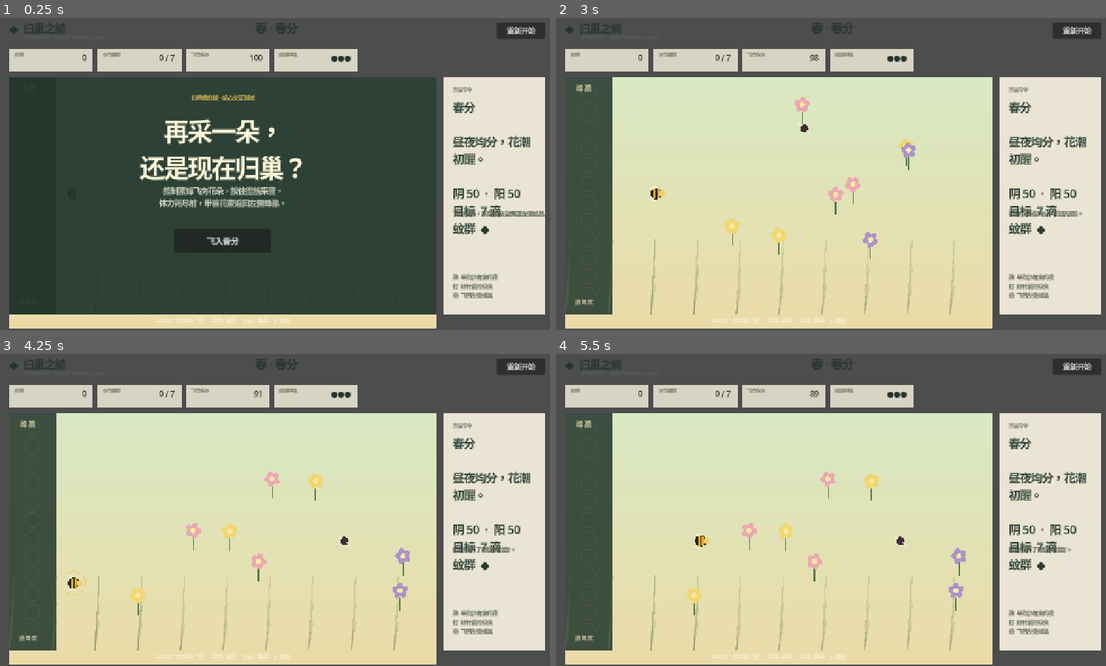
Above: before the commit, frames 1-4 (two rows, left to right).
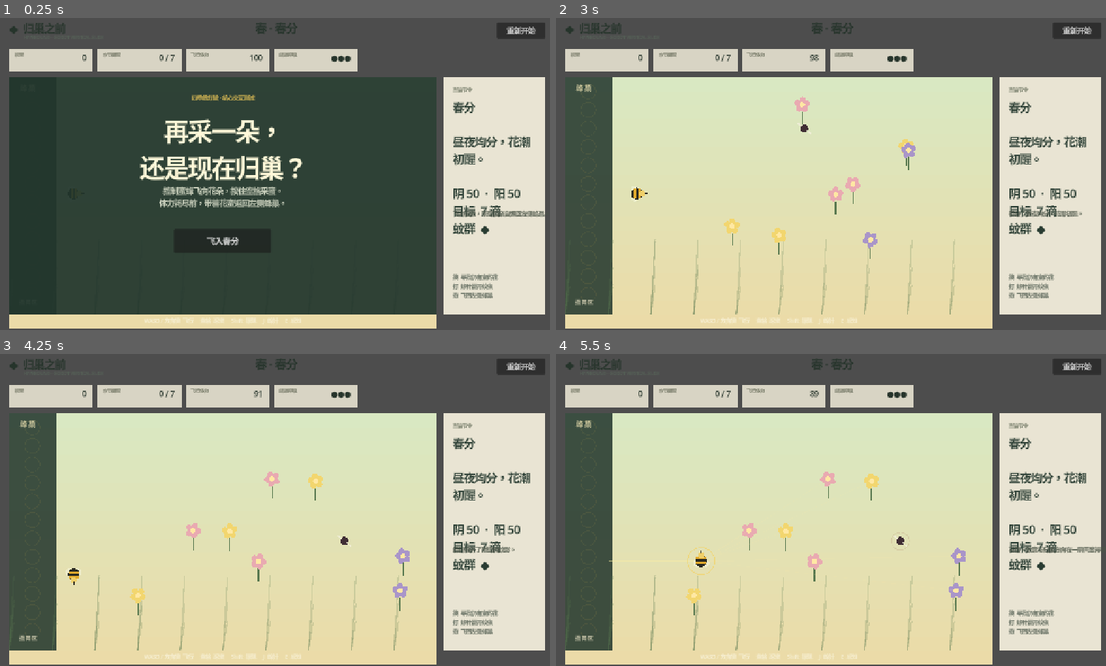
Above: after the commit, the same moments.

Repository: alanthssss/nameless-becoming
Game: Godot game, scene res://main.tscn
The game is run twice, just before and just after one commit, with the same random seed, the same clock (stepped at 60 frames per second) and the same inputs.
Inputs (mouse positions are in pixels of both pictures, inside the frame that each line leads up to):
- Up to frame 1 (0.25 s): no input
- Up to frame 2 (3 s): click "飞入春分" at 0.5 s; click "重新开始" at 1.25 s; click "重新开始" at 2 s; tap Enter at 2.75 s; move the mouse to (957, 155) at 2.77 s; hold Right (ui_right) from 2.78 s (still down); hold Shift (dash) from 2.78 s (still down); click (957, 155) at 2.92 s
- Up to frame 3 (4.25 s): tap Space (harvest) at 3.05, 3.6 s; move the mouse to (165, 522) at 3.52 s; release Right (ui_right) at 3.53 s; release Shift (dash) at 3.53 s; hold Down (ui_down) from 3.53 s (still down); click (165, 522) at 3.67 s; tap J (sting) at 3.8 s
- Up to frame 4 (5.5 s): move the mouse to (891, 438) at 4.27 s; release Down (ui_down) at 4.28 s; hold Right (ui_right) 4.28-5.03 s; tap J (sting) at 4.35 s; click (891, 438) at 4.42 s; tap E (sense, bound only after the commit) at 4.55, 5.1 s; move the mouse to (803, 572) at 5.02 s; hold Up (ui_up) from 5.03 s (still down); click (803, 572) at 5.17 s; tap Shift (dash) at 5.3 s

The runs differ from the first frame. In frame 1, 0.1% of the frame differs, in the area x 26-55%, y 95-99%; in frame 2, 0.3%; in frame 3, 0.3%; in frame 4, 0.5%, in the area x 9-100%, y 57-99%.

Commit message:
Refine bee flight controls and sensing

Diff:
--- a/godot/project.godot
+++ b/godot/project.godot
@@ -1,5 +1,10 @@
 ; Engine configuration file.
-; Godot 4.6 project for Hivebound Seasons.
+; It's best edited using the editor UI and not directly,
+; since the parameters that go here are not all obvious.
+;
+; Format:
+;   [section] ; section goes between []
+;   param=value ; assign values to parameters
 
 config_version=5
 
@@ -17,27 +22,34 @@
 window/size/window_height_override=720
 window/stretch/mode="canvas_items"
 
-[rendering]
+[gui]
 
-renderer/rendering_method="gl_compatibility"
-renderer/rendering_method.mobile="gl_compatibility"
-textures/default_filters/use_nearest_mipmap_filter=false
+theme/default_font_multichannel_signed_distance_field=true
 
 [input]
 
 harvest={
 "deadzone": 0.5,
-"events": [Object(InputEventKey,"physical_keycode":32,"unicode":32)]
+"events": [Object(InputEventKey,"resource_local_to_scene":false,"resource_name":"","device":0,"window_id":0,"alt_pressed":false,"shift_pressed":false,"ctrl_pressed":false,"meta_pressed":false,"pressed":false,"keycode":0,"physical_keycode":32,"key_label":0,"unicode":32,"location":0,"echo":false,"script":null)
+]
 }
 dash={
 "deadzone": 0.5,
-"events": [Object(InputEventKey,"physical_keycode":4194325)]
+"events": [Object(InputEventKey,"resource_local_to_scene":false,"resource_name":"","device":0,"window_id":0,"alt_pressed":false,"shift_pressed":false,"ctrl_pressed":false,"meta_pressed":false,"pressed":false,"keycode":0,"physical_keycode":4194325,"key_label":0,"unicode":0,"location":0,"echo":false,"script":null)
+]
 }
 sting={
 "deadzone": 0.5,
-"events": [Object(InputEventKey,"physical_keycode":74,"unicode":106)]
+"events": [Object(InputEventKey,"resource_local_to_scene":false,"resource_name":"","device":0,"window_id":0,"alt_pressed":false,"shift_pressed":false,"ctrl_pressed":false,"meta_pressed":false,"pressed":false,"keycode":0,"physical_keycode":74,"key_label":0,"unicode":106,"location":0,"echo":false,"script":null)
+]
+}
+sense={
+"deadzone": 0.5,
+"events": [Object(InputEventKey,"resource_local_to_scene":false,"resource_name":"","device":0,"window_id":0,"alt_pressed":false,"shift_pressed":false,"ctrl_pressed":false,"meta_pressed":false,"pressed":false,"keycode":0,"physical_keycode":69,"key_label":0,"unicode":101,"location":0,"echo":false,"script":null)
+]
 }
 
-[gui]
+[rendering]
 
-theme/default_font_multichannel_signed_distance_field=true
+renderer/rendering_method="gl_compatibility"
+renderer/rendering_method.mobile="gl_compatibility"
--- a/godot/scripts/main.gd
+++ b/godot/scripts/main.gd
@@ -8,15 +8,12 @@
 var stages: Array = []
 var stage_index := 0
 var phase := "intro"
-var player := Vector2(180, 410)
-var target := Vector2.ZERO
-var has_target := false
+var bee: BeePlayer
 var flowers: Array = []
 var mosquitoes: Array = []
 var pollen: Array = []
 var carried := 0
 var delivered := 0
-var energy := 100.0
 var hive_lives := 3
 var harvest_clock := 0.0
 var sting_cooldown := 0.0
@@ -43,6 +40,10 @@
 func _ready() -> void:
 	rng.randomize()
 	load_stage_data()
+	bee = BeePlayer.new()
+	bee.position = Vector2(180, 410)
+	bee.sense_started.connect(on_sense_started)
+	add_child(bee)
 	build_interface()
 	show_intro()
 	queue_redraw()
@@ -102,7 +103,7 @@
 	message_label.autowrap_mode = TextServer.AUTOWRAP_WORD_SMART
 	make_label(side, "搜  寻找仍有蜜的花\n打  蜂针震开蚊虫\n撤  飞回左侧蜂巢", Vector2(20, 445), Vector2(190, 80), 12, Color("556054"))
 
-	var tips := make_label(ui, "WASD / 方向键  飞行     空格  采蜜     Shift  振翅     J  蜂针", Vector2(34, 690), Vector2(970, 24), 12, Color("f7f0d5"))
+	var tips := make_label(ui, "WASD / 方向键  飞行     空格  采蜜     Shift  振翅     J  蜂针     E  感知", Vector2(34, 690), Vector2(970, 24), 12, Color("f7f0d5"))
 	tips.horizontal_alignment = HORIZONTAL_ALIGNMENT_CENTER
 
 	overlay = ColorRect.new()
@@ -136,6 +137,7 @@
 
 func show_intro() -> void:
 	phase = "intro"
+	bee.active = false
 	overlay.visible = true
 	overlay_title.text = "再采一朵，\n还是现在归巢？"
 	overlay_body.text = "控制蜜蜂飞向花朵，按住空格采蜜。\n体力耗尽前，带着花蜜返回左侧蜂巢。"
@@ -152,11 +154,8 @@
 	stage_index = index
 	phase = "playing"
 	overlay.visible = false
-	player = Vector2(180, 410)
-	has_target = false
 	carried = 0
 	delivered = 0
-	energy = 100.0
 	harvest_clock = 0.0
 	sting_cooldown = 0.0
 	hit_cooldown = 0.0
@@ -164,6 +163,8 @@
 	mosquitoes.clear()
 	pollen.clear()
 	var data: Dictionary = stages[index]
+	bee.configure(float(data.energy_drain))
+	bee.reset_for_expedition(Vector2(180, 410))
 	for i in int(data.flowers):
 		flowers.append({
 			"id": i,
@@ -206,24 +207,11 @@
 	var data: Dictionary = stages[stage_index]
 	sting_cooldown = maxf(0.0, sting_cooldown - delta)
 	hit_cooldown = maxf(0.0, hit_cooldown - delta)
-	var direction := Input.get_vector("ui_left", "ui_right", "ui_up", "ui_down")
-	if direction.length_squared() < 0.01 and has_target:
-		var to_target := target - player
-		if to_target.length() > 8:
-			direction = to_target.normalized()
-		else:
-			has_target = false
-	var dashing := Input.is_action_pressed("dash") and energy > 8.0
-	var speed := 360.0 if dashing else 215.0
-	player += direction * speed * delta
-	player.x = clampf(player.x, WORLD.position.x + 18, WORLD.end.x - 18)
-	player.y = clampf(player.y, WORLD.position.y + 18, WORLD.end.y - 18)
-	energy = maxf(0.0, energy - float(data.energy_drain) * delta - (9.5 * delta if dashing else 0.0))
 
 	var nearby := nearest_flower(46.0)
-	if Input.is_action_pressed("harvest") and nearby >= 0 and energy > 0:
+	if Input.is_action_pressed("harvest") and nearby >= 0 and bee.energy > 0:
 		harvest_clock += delta
-		energy = maxf(0.0, energy - 3.2 * delta)
+		bee.energy = maxf(0.0, bee.energy - 3.2 * delta)
 		if harvest_clock >= 0.42:
 			harvest_clock = 0.0
 			var flower: Dictionary = flowers[nearby]
@@ -235,28 +223,27 @@
 	else:
 		harvest_clock = 0.0
 
-	if Input.is_action_just_pressed("sting") and sting_cooldown <= 0.0 and energy >= 8.0:
+	if Input.is_action_just_pressed("sting") and sting_cooldown <= 0.0 and bee.spend_energy(8.0):
 		sting_cooldown = 1.15
-		energy -= 8.0
 		for i in mosquitoes.size():
 			var mosquito: Dictionary = mosquitoes[i]
-			if player.distance_to(mosquito.position) < 88:
+			if bee.position.distance_to(mosquito.position) < 88:
 				mosquito.stunned = 2.1
-				mosquito.velocity = (mosquito.position - player).normalized() * 8.0
+				mosquito.velocity = (mosquito.position - bee.position).normalized() * 8.0
 				mosquitoes[i] = mosquito
 		message = "蜂针震开了附近的蚊影。"
 
 	update_mosquitoes(delta)
-	if player.x < HIVE_X and carried > 0:
+	if bee.position.x < HIVE_X and carried > 0:
 		var amount := carried
 		delivered += amount
 		carried = 0
-		energy = 100.0
+		bee.energy = 100.0
 		message = "安全归巢，存入 %d 滴蜜。" % amount
 		flash = 0.32
 		if delivered >= int(data.goal):
 			show_between()
-	if energy <= 0.0:
+	if bee.energy <= 0.0:
 		fail_expedition()
 
 func update_mosquitoes(delta: float) -> void:
@@ -264,16 +251,16 @@
 		var mosquito: Dictionary = mosquitoes[i]
 		mosquito.stunned = maxf(0.0, float(mosquito.stunned) - delta)
 		if mosquito.stunned <= 0.0:
-			var distance_to_player := Vector2(mosquito.position).distance_to(player)
+			var distance_to_player := Vector2(mosquito.position).distance_to(bee.position)
 			if distance_to_player < 330:
-				var chase := (player - Vector2(mosquito.position)).normalized()
+				var chase := (bee.position - Vector2(mosquito.position)).normalized()
 				mosquito.velocity = Vector2(mosquito.velocity).lerp(chase * 2.1, delta * 2.8)
 			mosquito.position += Vector2(mosquito.velocity) * 82.0 * delta
 			mosquito.position.x = clampf(mosquito.position.x, WORLD.position.x + 12, WORLD.end.x - 12)
 			mosquito.position.y = clampf(mosquito.position.y, WORLD.position.y + 12, WORLD.end.y - 12)
 			if distance_to_player < 26 and hit_cooldown <= 0.0:
 				hit_cooldown = 1.05
-				energy = maxf(0.0, energy - 15.0)
+				bee.energy = maxf(0.0, bee.energy - 15.0)
 				carried = maxi(0, carried - 2)
 				shake = 7.0
 				flash = 0.48
@@ -283,9 +270,7 @@
 func fail_expedition() -> void:
 	hive_lives -= 1
 	carried = 0
-	energy = 100.0
-	player = Vector2(180, 410)
-	has_target = false
+	bee.reset_for_expedition(Vector2(180, 410))
 	shake = 10.0
 	message = "你没能带回花蜜。蜂巢的呼吸弱了一分。"
 	if hive_lives <= 0:
@@ -293,6 +278,7 @@
 
 func show_between() -> void:
 	phase = "between"
+	bee.active = false
 	overlay.visible = true
 	var data: Dictionary = stages[stage_index]
 	overlay_title.text = "%s完成" % data.name
@@ -301,6 +287,7 @@
 
 func show_win() -> void:
 	phase = "won"
+	bee.active = false
 	overlay.visible = true
 	overlay_title.text = "冬至一阳生"
 	overlay_body.text = "蜂群熬过了四个压缩节令。\n未来，它们之间将展开为完整的二十四个小关卡。"
@@ -308,6 +295,7 @@
 
 func show_loss() -> void:
 	phase = "lost"
+	bee.active = false
 	overlay.visible = true
 	overlay_title.text = "这一次没能\n等到春天"
 	overlay_body.text = "远花仍在那里，但带回家的蜜才真正属于蜂群。"
@@ -320,7 +308,7 @@
 		var flower: Dictionary = flowers[i]
 		if int(flower.nectar) <= 0:
 			continue
-		var current := player.distance_to(flower.position)
+		var current := bee.position.distance_to(flower.position)
 		if current < best_distance:
 			best = i
 			best_distance = current
@@ -348,7 +336,7 @@
 	term_label.text = "%s · %s" % [data.season, data.name]
 	carried_label.text = str(carried)
 	delivered_label.text = "%d / %d" % [delivered, int(data.goal)]
-	energy_label.text = str(roundi(energy))
+	energy_label.text = str(roundi(bee.energy))
 	hive_label.text = "●".repeat(maxi(0, hive_lives)) + "○".repeat(maxi(0, 3 - hive_lives))
 	message_label.text = message
 	detail_label.text = "%s\n\n%s\n\n阴 %d  ·  阳 %d\n目标  %d 滴\n蚊群  %s" % [data.name, data.line, int(data.yin), int(data.yang), int(data.goal), "◆".repeat(int(data.enemies))]
@@ -358,8 +346,10 @@
 		return
 	if event is InputEventMouseButton and event.button_index == MOUSE_BUTTON_LEFT and event.pressed:
 		if WORLD.has_point(event.position):
-			target = event.position
-			has_target = true
+			bee.set_move_target(event.position)
+
+func on_sense_started() -> void:
+	message = "花香、敌意与归巢方向在一瞬间变得清晰。"
 
 func stage_color(index: int) -> Color:
 	if stages.is_empty():
@@ -398,7 +388,13 @@
 		draw_mosquito(mosquito)
 	for mote in pollen:
 		draw_circle(mote.position, 2.5, Color(stage_color(3), clampf(float(mote.life) * 2.0, 0, 1)))
-	draw_bee(player)
+	if bee.sense_time > 0.0 and phase == "playing":
+		for flower in flowers:
+			if int(flower.nectar) > 0:
+				draw_line(bee.position, flower.position, Color(stage_color(3), 0.12), 1)
+		for mosquito in mosquitoes:
+			draw_circle(mosquito.position, 20, Color("8d3d36", 0.12), false, 2)
+		draw_line(bee.position, Vector2(HIVE_X, bee.position.y), Color("fff0a0", 0.42), 2)
 
 	var nearby := nearest_flower(46.0)
 	if nearby >= 0 and phase == "playing":
@@ -429,13 +425,3 @@
 	draw_line(pos + Vector2(5, 4), pos + Vector2(15, 12), Color("f5f2df", 0.7), 3)
 	if stunned:
 		draw_arc(pos, 17, 0, TAU * 0.75, 12, Color("fff0aa"), 2)
-
-func draw_bee(pos: Vector2) -> void:
-	draw_circle(pos + Vector2(-5, -10), 8, Color("f7f5dd", 0.65))
-	draw_circle(pos + Vector2(-5, 10), 8, Color("f7f5dd", 0.65))
-	draw_circle(pos, 13, Color("292921"))
-	draw_rect(Rect2(pos + Vector2(-7, -12), Vector2(5, 24)), Color("e1aa2c"))
-	draw_rect(Rect2(pos + Vector2(3, -11), Vector2(5, 22)), Color("e1aa2c"))
-	draw_circle(pos + Vector2(13, 0), 7, Color("efcf69"))
-	if sting_cooldown > 0:
-		draw_arc(pos, 27, -PI * 0.7, PI * 0.7, 18, Color("e8c452", 0.55), 2)
--- /dev/null
+++ b/godot/scripts/player/bee_player.gd
@@ -0,0 +1,93 @@
+class_name BeePlayer
+extends Node2D
+
+signal sense_started
+
+const WORLD_BOUNDS := Rect2(34, 146, 970, 538)
+
+var energy := 100.0
+var drain_rate := 1.45
+var base_speed := 215.0
+var dash_speed := 360.0
+var acceleration := 1050.0
+var braking := 1280.0
+var velocity := Vector2.ZERO
+var target := Vector2.ZERO
+var has_target := false
+var active := false
+var sense_time := 0.0
+var sense_cooldown := 0.0
+var facing := 0.0
+
+func configure(stage_drain: float) -> void:
+	drain_rate = stage_drain
+
+func reset_for_expedition(at: Vector2) -> void:
+	position = at
+	velocity = Vector2.ZERO
+	target = Vector2.ZERO
+	has_target = false
+	energy = 100.0
+	sense_time = 0.0
+	sense_cooldown = 0.0
+	active = true
+	queue_redraw()
+
+func set_move_target(world_position: Vector2) -> void:
+	target = world_position
+	has_target = true
+
+func spend_energy(amount: float) -> bool:
+	if energy < amount:
+		return false
+	energy -= amount
+	return true
+
+func _physics_process(delta: float) -> void:
+	sense_time = maxf(0.0, sense_time - delta)
+	sense_cooldown = maxf(0.0, sense_cooldown - delta)
+	if not active:
+		velocity = velocity.move_toward(Vector2.ZERO, braking * delta)
+		return
+
+	var input_direction := Input.get_vector("ui_left", "ui_right", "ui_up", "ui_down")
+	if input_direction.length_squared() < 0.01 and has_target:
+		var to_target := target - position
+		if to_target.length() > 10.0:
+			input_direction = to_target.normalized()
+		else:
+			has_target = false
+
+	var dashing := Input.is_action_pressed("dash") and energy > 8.0
+	var desired_speed := dash_speed if dashing else base_speed
+	if input_direction.length_squared() > 0.01:
+		velocity = velocity.move_toward(input_direction.normalized() * desired_speed, acceleration * delta)
+	else:
+		velocity = velocity.move_toward(Vector2.ZERO, braking * delta)
+
+	if velocity.length_squared() > 1.0:
+		facing = velocity.angle()
+	position += velocity * delta
+	position.x = clampf(position.x, WORLD_BOUNDS.position.x + 18, WORLD_BOUNDS.end.x - 18)
+	position.y = clampf(position.y, WORLD_BOUNDS.position.y + 18, WORLD_BOUNDS.end.y - 18)
+	energy = maxf(0.0, energy - drain_rate * delta - (9.5 * delta if dashing else 0.0))
+
+	if Input.is_action_just_pressed("sense") and sense_cooldown <= 0.0:
+		sense_time = 2.4
+		sense_cooldown = 6.0
+		sense_started.emit()
+	queue_redraw()
+
+func _draw() -> void:
+	draw_set_transform(Vector2.ZERO, facing)
+	var wing_alpha := 0.5 + sin(Time.get_ticks_msec() * 0.03) * 0.12
+	draw_circle(Vector2(-5, -10), 8, Color(0.97, 0.98, 0.9, wing_alpha))
+	draw_circle(Vector2(-5, 10), 8, Color(0.97, 0.98, 0.9, wing_alpha))
+	draw_circle(Vector2.ZERO, 13, Color("292921"))
+	draw_rect(Rect2(Vector2(-7, -12), Vector2(5, 24)), Color("e1aa2c"))
+	draw_rect(Rect2(Vector2(3, -11), Vector2(5, 22)), Color("e1aa2c"))
+	draw_circle(Vector2(13, 0), 7, Color("efcf69"))
+	draw_line(Vector2(18, 0), Vector2(24, 0), Color("2b2921"), 2)
+	if sense_time > 0.0:
+		draw_arc(Vector2.ZERO, 27 + sin(Time.get_ticks_msec() * 0.012) * 4, 0, TAU, 28, Color("f1d46d", 0.72), 2)
+	draw_set_transform(Vector2.ZERO)
--- a/godot/tests/smoke_test.gd
+++ b/godot/tests/smoke_test.gd
@@ -33,6 +33,20 @@
 	if scene == null:
 		failures.append("主场景无法加载")
 
+	var bee_script := load("res://scripts/player/bee_player.gd")
+	if bee_script == null:
+		failures.append("玩家控制脚本无法加载")
+	else:
+		var bee = bee_script.new()
+		bee.reset_for_expedition(Vector2(180, 410))
+		if bee.energy != 100.0:
+			failures.append("出巢时体力未正确重置")
+		if not bee.spend_energy(8.0) or bee.energy != 92.0:
+			failures.append("体力消耗公式错误")
+		if bee.spend_energy(100.0):
+			failures.append("体力不足时不应允许消费")
+		bee.free()
+
 	if failures.is_empty():
 		print("SMOKE TEST PASSED: Godot project and 4 seasonal stages are valid")
 		quit(0)
Not shown, added: godot/scripts/player/bee_player.gd.uid
Not shown, added: godot/tests/smoke_test.gd.uid
Not shown, changed: README.md
Not shown, changed: docs/PROJECT_LOG.md
